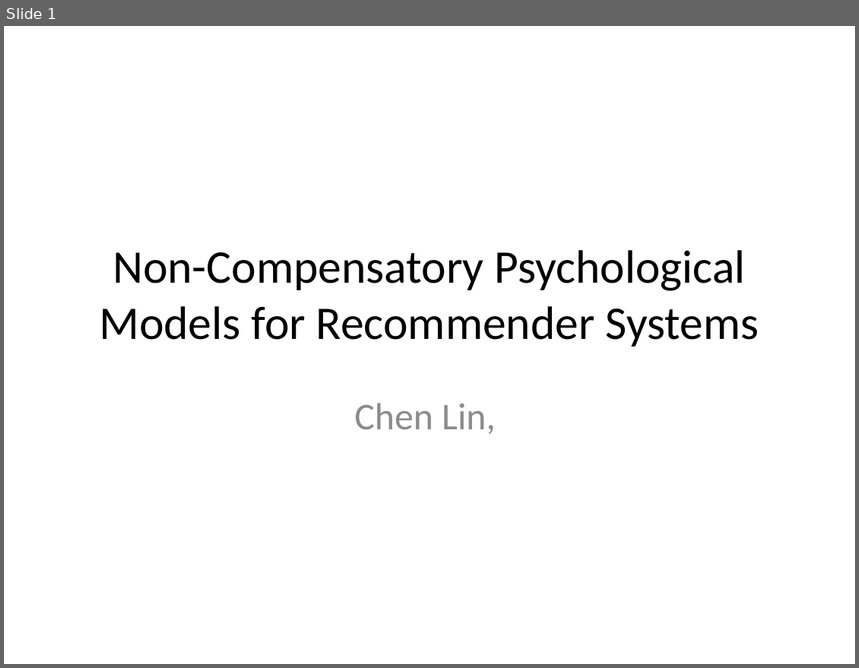
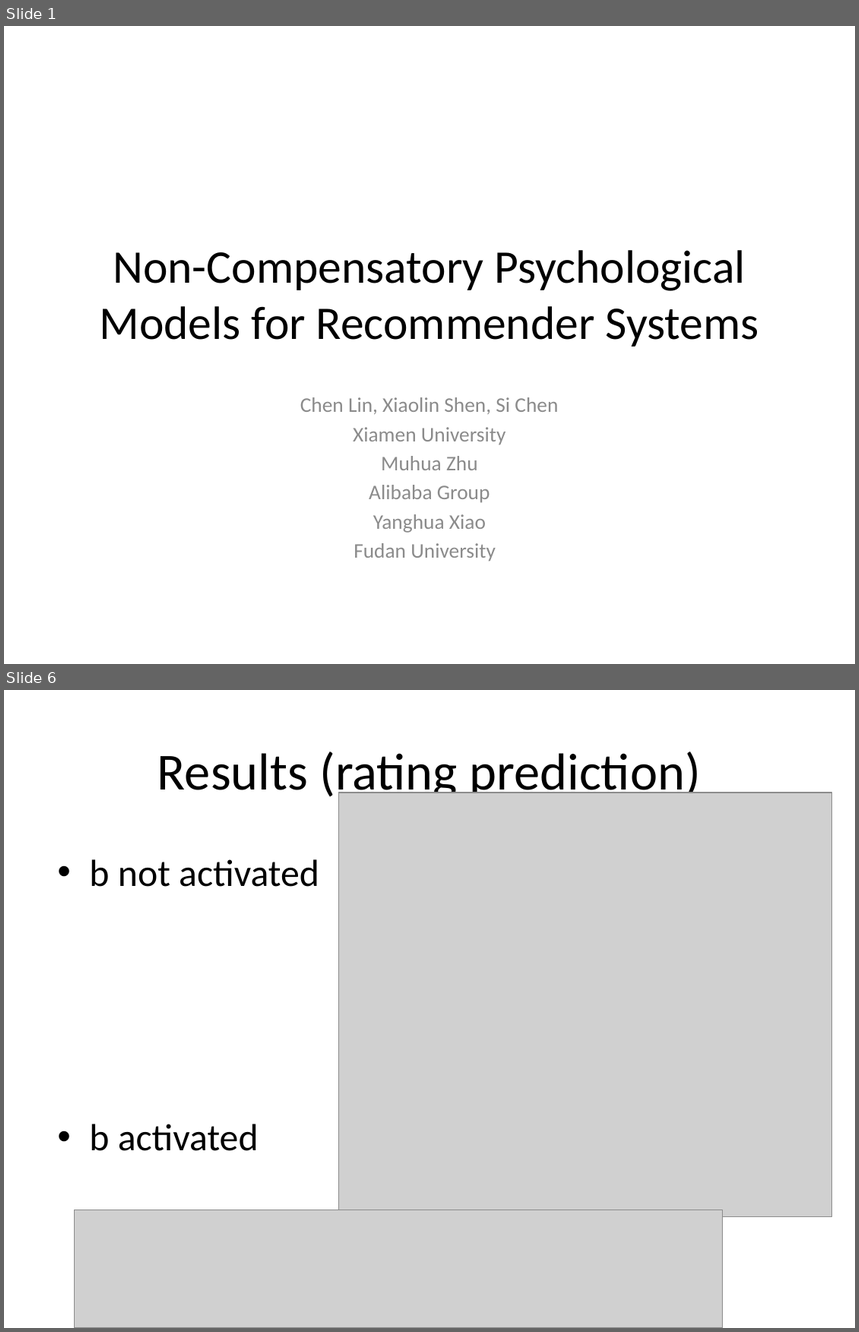
Before and after one commit to cheyennelin/0Psychological, a slide deck: Non-Compensatory Psychological Models for Recommender Systems.pptx. Shown one above the other, each under a label of ours: slide 1 before the commit, slides 1 and 6 after it; the slides between them are not shown. The pictures are 859x668 and 859x1332 pixels, drawn with LibreOffice and Linux fonts; fonts in the diff are those of the drawing; grey boxes stand for pictures. Boxes give left, top, right and bottom in pixels: in the first picture for what was removed or moved away, otherwise in the second. Text is boxed around its words. In the diff, an @@ line names an element or a change of style, - is before the commit and + after.

```diff
--- a/Non-Compensatory Psychological Models for Recommender Systems.pptx
+++ b/Non-Compensatory Psychological Models for Recommender Systems.pptx
@@ slide 6 added at (x1=4, y1=690, x2=855, y2=1328), background #FFFFFF @@
@@ title added at (x1=158, y1=752, x2=701, y2=802), 44 pt, text #000000 @@
+Results (rating prediction)
@@ picture added at (x1=338, y1=793, x2=832, y2=1217) @@
@@ text added at (x1=89, y1=859, x2=319, y2=1151), 32 pt, text #000000 @@
+• b not activated
+• b activated
@@ picture added at (x1=75, y1=1210, x2=722, y2=1328) @@
@@ slide 1 changed as well @@
@@ subtitle at (x1=300, y1=398, x2=558, y2=562): text changed; size 32 to 17.6 pt @@
-Chen Lin,
+Chen Lin, Xiaolin Shen, Si Chen
+Xiamen University
+Muhua Zhu
+Alibaba Group
+Yanghua Xiao
+Fudan University
```
Also in this commit, not shown: 7 other slides added, 3 other files.
